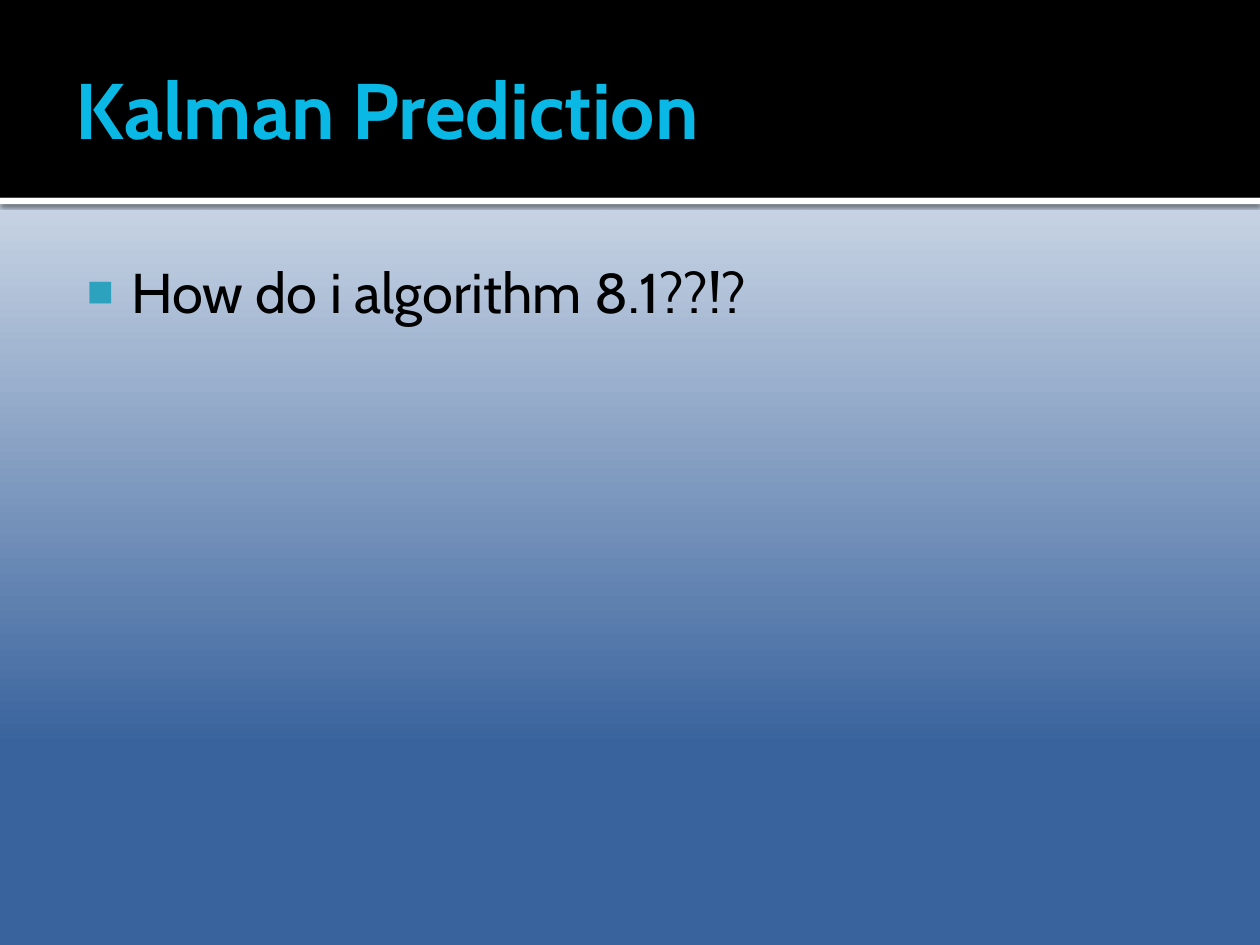
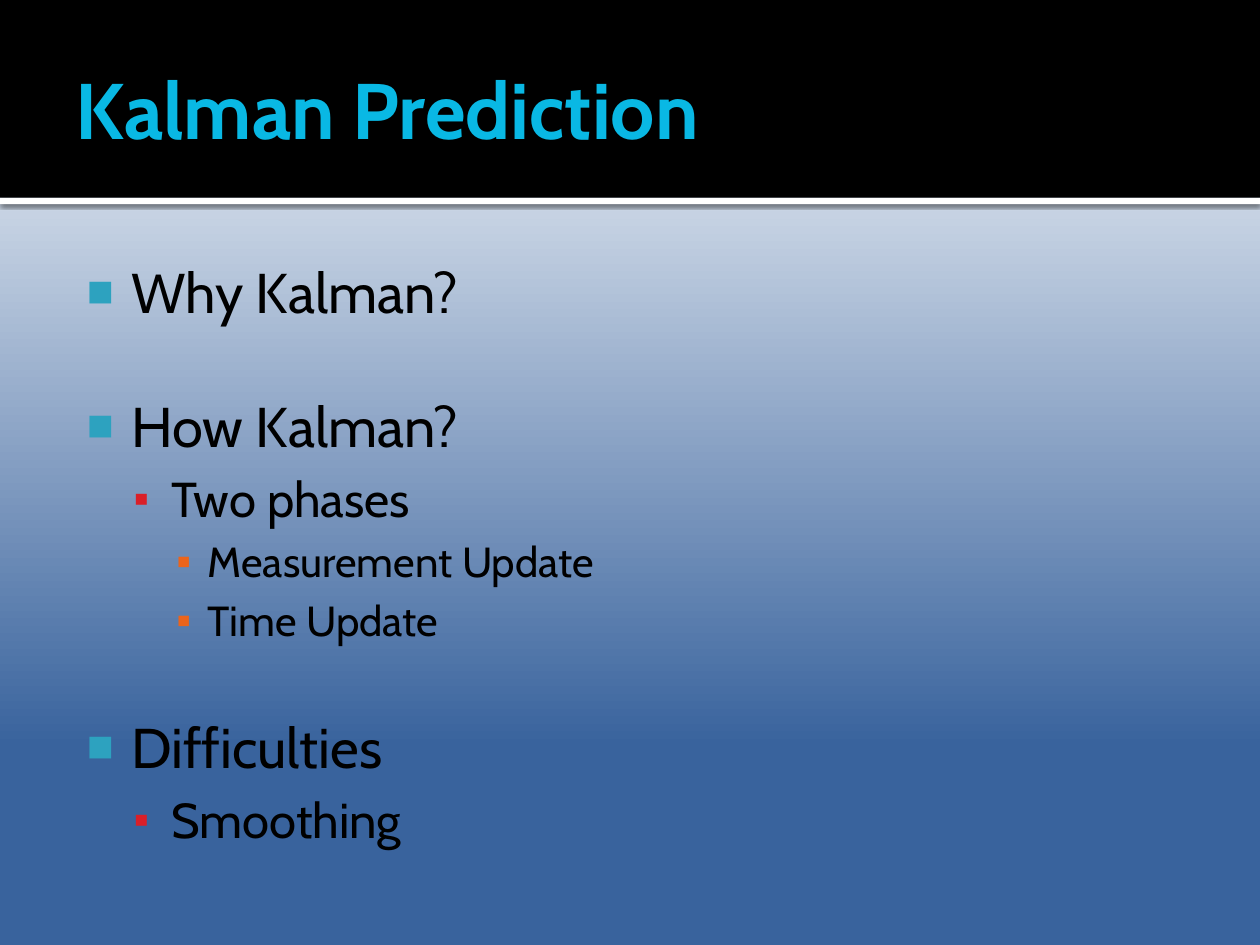
Before and after one commit to Epipolarna/Tracking, a slide deck: slide 15 of Documentation/TSBB15prez.pptx. Drawn at 1260x945 pixels with LibreOffice and Linux fonts; fonts in the diff are those of the drawing. Boxes give left, top, right and bottom in pixels: in the first picture for what was removed or moved away, otherwise in the second. Text is boxed around its words. In the diff, an @@ line names an element or a change of style, - is before the commit and + after.

```diff
--- a/Documentation/TSBB15prez.pptx
+++ b/Documentation/TSBB15prez.pptx
@@ text at [131, 271, 594, 849]: text changed @@
-■ How do i algorithm 8.1??!?
+■ Why Kalman?
+■ How Kalman?
+  ▪ Two phases
+    ▪ Measurement Update
+    ▪ Time Update
+■ Difficulties
+  ▪ Smoothing
```
Also in this commit, not shown: 1 other slide changed.
